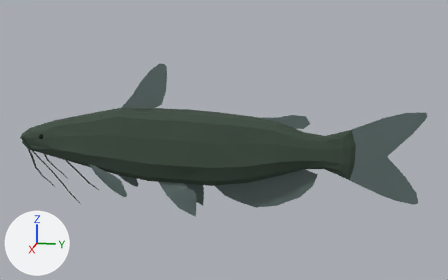
Two versions of the FBX model Assets/Models/Animals/Catfish.fbx, one commit apart.
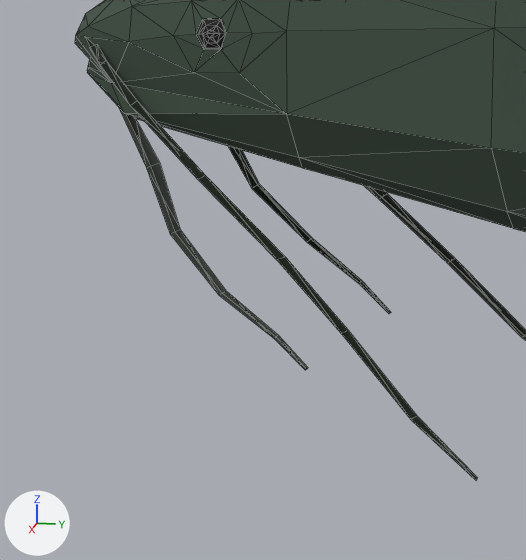
The first picture shows the older version from a 50 mm camera at (1.332, 0.332, 0.343) aimed at (-0.006, 0.065, 0.008). The close-ups show the older and then the newer version on the part from 2% to 20% of the width and 47% to 77% of the height of that picture. Only the edits that show in the close-ups are written down. The axes (+X, +Y, +Z) are drawn at lower left. The lights are the same throughout. The close-ups show mesh edges as thin lines. Where no turn or scale is listed for an object, it has been applied to the vertices.

Script lines for the objects in view, before the commit:
```python
ob_catfishbigwhisker1 = bpy.data.objects.new('CatfishBigWhisker1', me_plane_039)
ob_catfishbigwhisker1.location = (0.0, 0.0, 0.0)
ob_catfishbigwhisker2 = bpy.data.objects.new('CatfishBigWhisker2', me_plane_040)
ob_catfishbigwhisker2.location = (0.0, 0.0, 0.0)
ob_catfishbody = bpy.data.objects.new('CatfishBody', me_plane_041)
ob_catfishbody.location = (0.0, 0.0, 0.0)
ob_catfishsmallwhisker1 = bpy.data.objects.new('CatfishSmallWhisker1', me_plane_048)
ob_catfishsmallwhisker1.location = (0.0, 0.0, 0.0)
ob_catfishsmallwhisker2 = bpy.data.objects.new('CatfishSmallWhisker2', me_plane_049)
ob_catfishsmallwhisker2.location = (0.0, 0.0, 0.0)
```
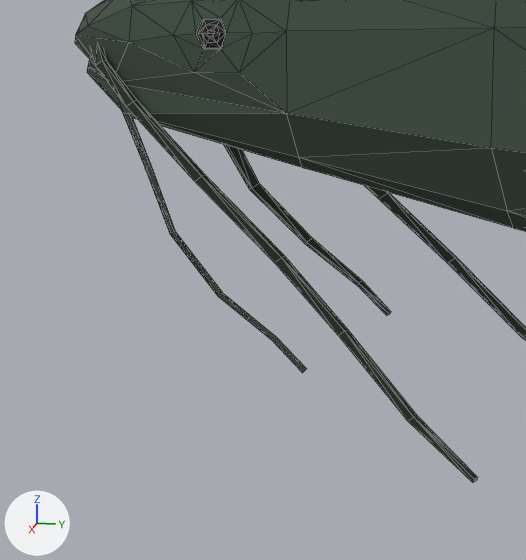
The newer file is also turned or shifted as a whole; pictures and numbers use the older file's frame.

Pixel boxes (x1, y1, x2, y2) of what changed, in the close-ups (526 x 560 px):
'CatfishBigWhisker2', reshaped
    before: (90, 44, 526, 481)
    after: (91, 45, 526, 483)
'CatfishSmallWhisker2', reshaped (7% taller)
    before: (127, 115, 390, 360)
    after: (121, 110, 391, 373)
'CatfishSmallWhisker1', deleted
    before: (119, 108, 391, 370)
'CatfishBigWhisker1', deleted
    before: (85, 37, 526, 480)
part 1 of me_plane_040, built on
    before: (90, 44, 106, 65)
    after: (91, 45, 526, 483)
part 2 of me_plane_049, rebuilt (8% wider, 7% taller)
    before: (127, 115, 298, 360)
    after: (121, 110, 306, 373)
part 3 of me_plane_049, rebuilt
    before: (228, 146, 390, 314)
    after: (224, 145, 391, 315)

The change, as a list of edits to the scene's bpy script:
```text
Change me_plane_049:
    used by ob_catfishsmallwhisker2; location = (0.0, 0.0, 0.0)
    remove me_plane_049.from_pydata(...)  # 24 vertices, 20 faces; spans x -0.0356..0.0356, y -0.4026..-0.3338, z -0.1174..-0.0279
    add me_plane_049.from_pydata(...)  # 48 vertices, 88 faces; spans x -0.0365..0.0365, y -0.4042..-0.3338, z -0.1185..-0.0245
    me_plane_049 part 2: the loose piece of 12 vertices spanning x 0.0223..0.0356, y -0.4026..-0.3338, z -0.1174..-0.0279 is rebuilt with 24 vertices and now spans x 0.0223..0.0365, y -0.4042..-0.3338, z -0.1185..-0.0245
    me_plane_049 part 3: the loose piece of 12 vertices spanning x -0.0356..-0.0222, y -0.4026..-0.3338, z -0.1174..-0.0279 is rebuilt with 24 vertices and now spans x -0.0365..-0.0222, y -0.4042..-0.3338, z -0.1185..-0.0245
Change me_plane_040:
    used by ob_catfishbigwhisker2; location = (0.0, 0.0, 0.0)
    remove me_plane_040.from_pydata(...)  # 32 vertices, 28 faces; spans x -0.053..0.053, y -0.413..-0.262, z -0.148..-0.002
    add me_plane_040.from_pydata(...)  # 64 vertices, 120 faces; spans x -0.055..0.055, y -0.414..-0.262, z -0.148..-0.002
    me_plane_040 part 1
    4 vertices are removed from x -0.028..0.028, y -0.413..-0.409, z -0.004..-0.002
    4 faces are deleted
    36 vertices are added at x -0.055..0.055, y -0.414..-0.262, z -0.148..-0.002
    96 new faces join them
Remove ob_catfishbigwhisker1:
    ob_catfishbigwhisker1 = bpy.data.objects.new('CatfishBigWhisker1', me_plane_039)
    ob_catfishbigwhisker1.location = (0.0, 0.0, 0.0)
Remove ob_catfishsmallwhisker1:
    ob_catfishsmallwhisker1 = bpy.data.objects.new('CatfishSmallWhisker1', me_plane_048)
    ob_catfishsmallwhisker1.location = (0.0, 0.0, 0.0)
```
